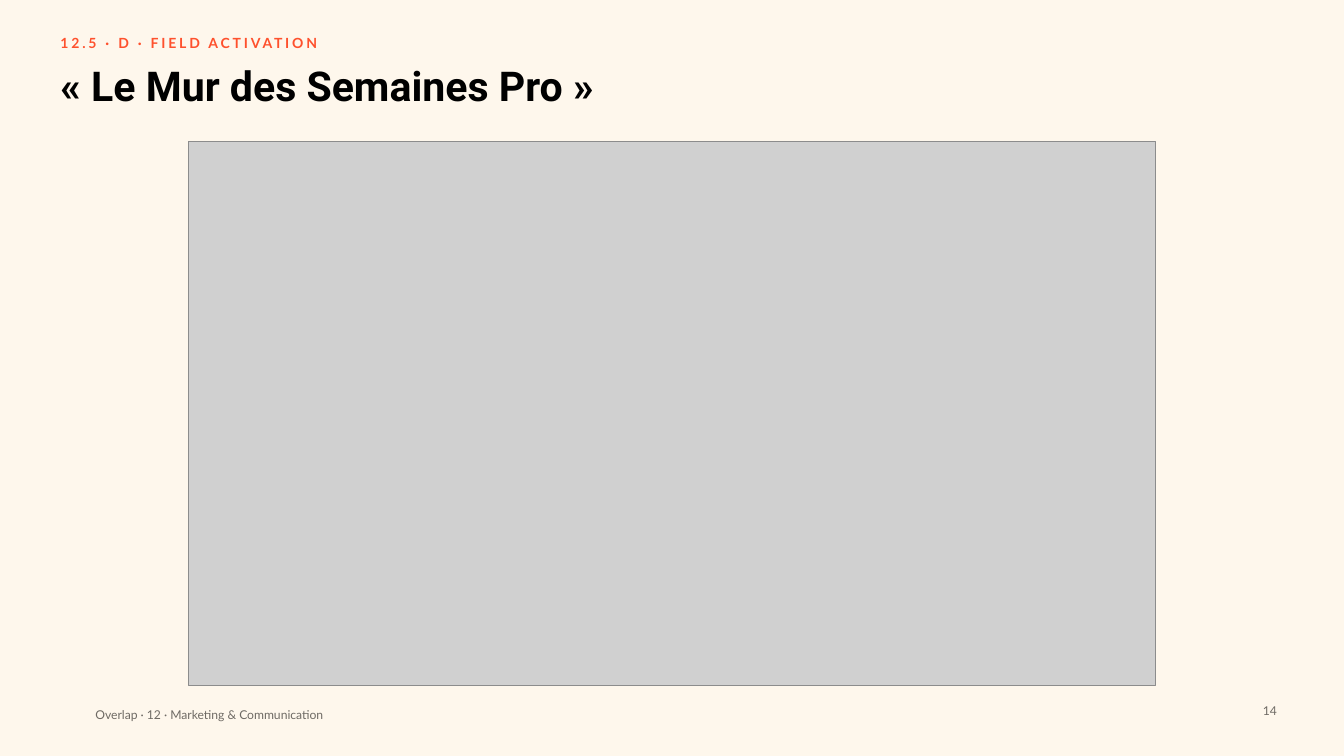
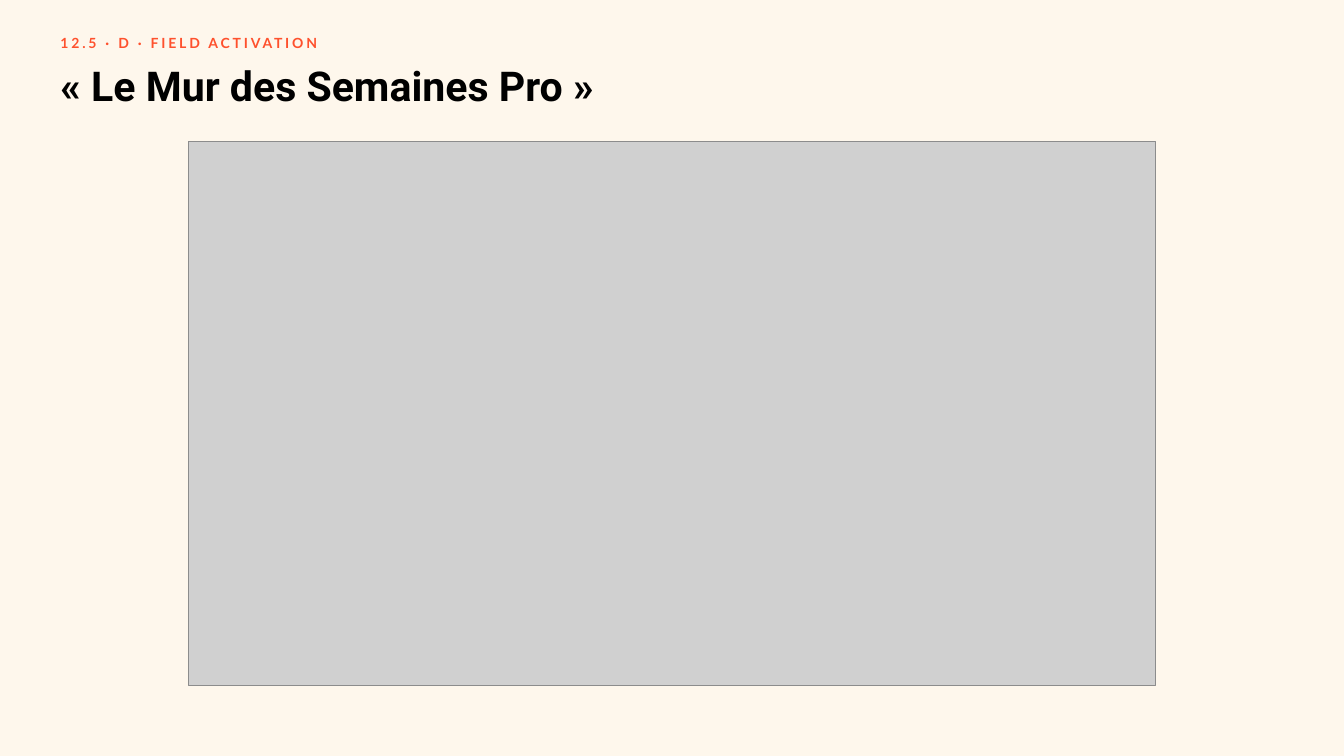
Before and after one commit to clemsnz/Unesco, a slide deck: slide 14 of Overlap_Campagne/Overlap_Marketing_Communication.pptx. Drawn at 1344x756 pixels with LibreOffice and Linux fonts; fonts in the diff are those of the drawing; grey boxes stand for pictures; background and template pictures are left out. Boxes give left, top, right and bottom in pixels: in the first picture for what was removed or moved away, otherwise in the second. Text is boxed around its words. In the diff, an @@ line names an element or a change of style, - is before the commit and + after.

```diff
--- a/Overlap_Campagne/Overlap_Marketing_Communication.pptx
+++ b/Overlap_Campagne/Overlap_Marketing_Communication.pptx
@@ text removed at [95, 710, 323, 721] @@
-Overlap · 12 · Marketing & Communication
@@ page number removed at [1263, 706, 1277, 715] @@
-14
```
Also in this commit, not shown: 21 other slides changed, 12 other files.
